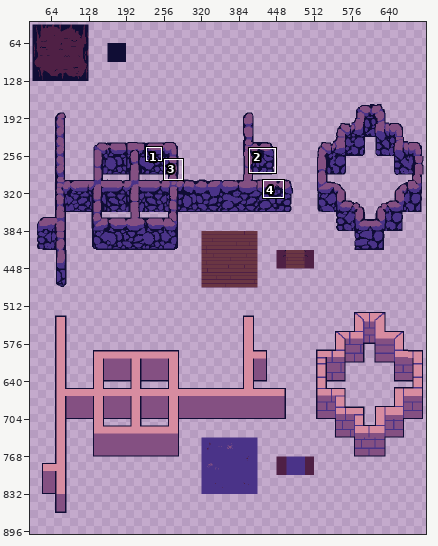
A pixel-art file gets an edit: assets/pres/Tileset 1.aseprite. Above: a wide view before the commit, with the close-up outlined.
Close-up. Earlier state:
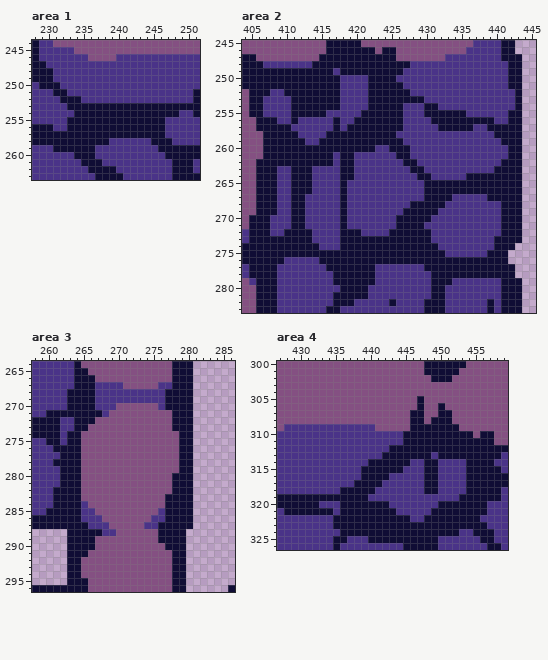
736x960 pixels, 1 frame. Shown: area 1: x 228..251, y 244..263; area 2: x 404..445, y 245..283; area 3: x 258..286, y 264..296; area 4: x 427..459, y 300..326. The wide view leaves out empty margins. The commit also changed other parts of the picture, which this record leaves out.
After the commit:
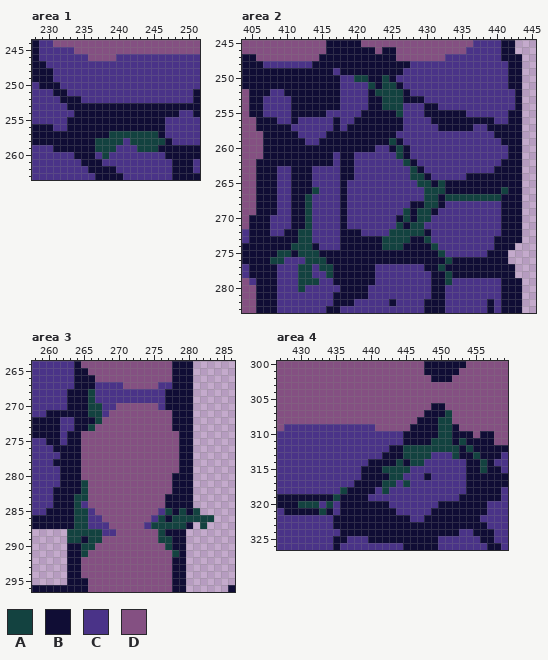
Palette (. is transparent): A #134240  B #100d35  C #4a3388  D #845082
What changed:
Changed rows in their new state; - is an unchanged pixel.
Area 1, layer "tilemap":
first column x 237:
257 --AAAAAAA-
258 AAAA-AAAAA
259 AAA---AAA-
260 -A--------
Area 2, layer "tilemap":
first column x 420:
250 AA--A--
251 --A-AA-
252 ---AAAA
253 ----AAA
254 ----AAA
255 ------A
first column x 408:
259 -----------------A----------------
260 ------------------A---------------
261 ------------------A---------------
262 -------------------A--------------
263 --------------------A-------------
264 --------------------AA------------
265 ---------------------AA-A---------
266 ------A---------------AAA--------A
267 -----A----------------AA-AAAAAAAA-
268 -----A----------------AA----------
269 -----A-------------A-AA-----------
270 -----A-------------A-AA-----------
271 -----A------------A-AA------------
272 ----AA-----------AAAAA------------
273 ----AA----------AAAA--A-----------
274 ---AAA----------AAA----A----------
275 -AA-AAA-----------------A---------
276 AA---AAA-----------------A--------
277 ----AA-AA---------------A---------
278 ----AA--A----------------A--------
279 ----AAA------------------A--------
280 ----A-----------------------------
Area 3, layer "tilemap":
first column x 266:
268 A-
269 A-
270 AA
271 AA
272 -A
273 A-
first column x 263:
281 --A------------------
282 --A------------------
283 -AA------------------
284 -A-------------------
285 -AA-----------A-A-A--
286 -AA----------A-AAAAAA
287 -AA---------AAAAA--A-
288 AAAAA--------A-------
289 AA-AA--------AA------
290 --AA----------A------
291 --A------------A-----
Area 4, layer "tilemap":
first column x 430:
305 -----------------D---------
306 -----------------D-B-------
307 ----------------DDBB-A-----
308 ----------------D-B-AA-----
309 --------------------AA-----
310 --------------------AA-----
311 -------------------AAA-A---
312 ---------------AAAAAAAA-A--
313 ---------------AAAA-CCA--A-
314 --------------A-AACC------A
315 ------------AAAA--CC------A
316 -------------AA----C-------
317 ------------AA-A--CC-------
318 ------A-----A-----CC-------
319 -----A---------------------
320 AAA-A----------------------
321 ---A-----------------------
